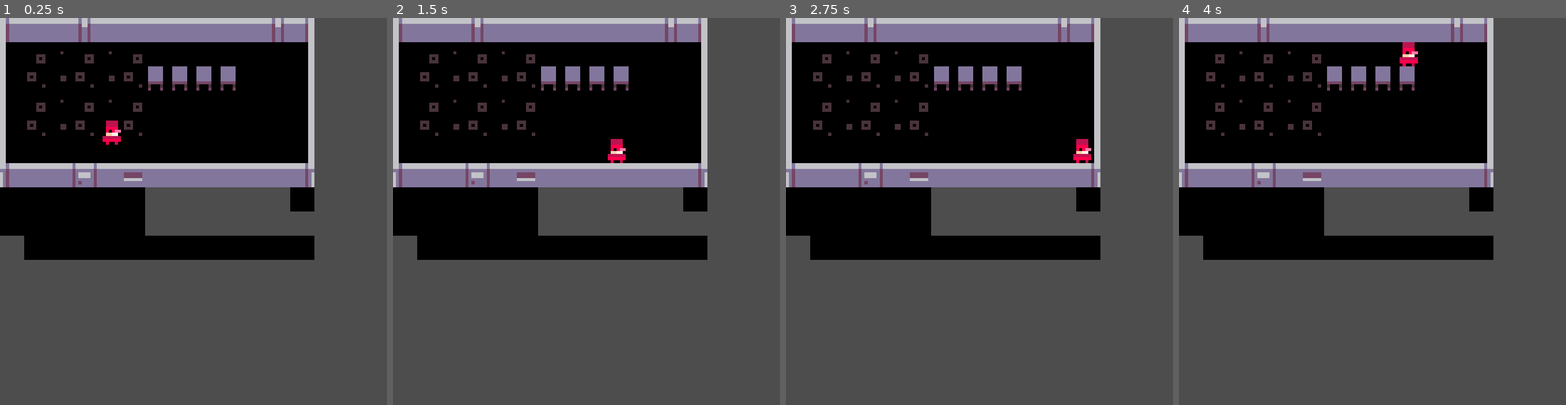
Above: before the commit, frames 1-4 (left to right).
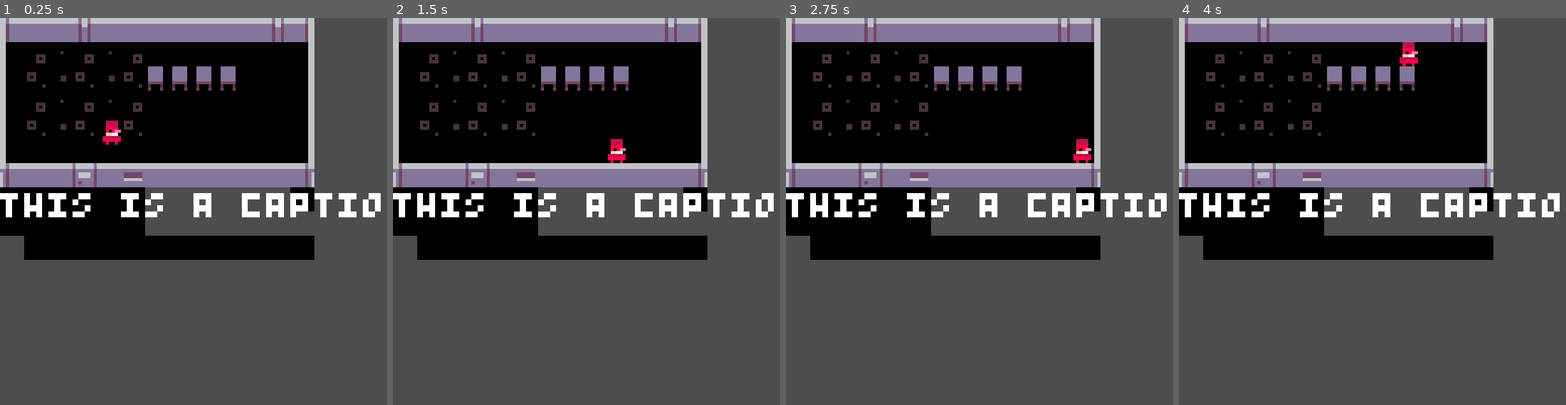
Above: after the commit, the same moments.

Repository: dwexel/global_game_jam_2026
Game: Godot game, scene res://Main.tscn
Two runs of this game, one before a commit and one after it. Both use one fixed random seed, a clock stepped at 60 frames per second and the inputs below.
Inputs:
- Up to frame 1 (0.25 s): no input
- Up to frame 2 (1.5 s): tap Enter at 0.5 s; hold D (right) 0.53-1.28 s; hold S (down) from 1.28 s (still down)
- Up to frame 3 (2.75 s): tap Space at 2 s; release S (down) at 2.03 s; hold D (right) from 2.03 s (still down)
- Up to frame 4 (4 s): release D (right) at 2.78 s; hold W (up) 2.78-3.53 s; hold A (left) from 3.53 s (still down)

The runs differ from the first frame. In frame 1, 2.5% of the frame differs, in the area x 0-99%, y 45-52%; in frame 2, 2.5%; in frame 3, 2.5%; in frame 4, 2.5%.

Commit message:
fixed playable window

Diff:
--- a/Main.tscn
+++ b/Main.tscn
@@ -154,8 +154,8 @@
 collision_mask = 3
 
 [node name="Label" type="Label" parent="." unique_id=1050797892]
-offset_top = -10.0
+offset_top = 56.0
 offset_right = 136.0
-offset_bottom = 10.0
+offset_bottom = 76.0
 text = "this is a caption"
 label_settings = SubResource("LabelSettings_r0du0")
